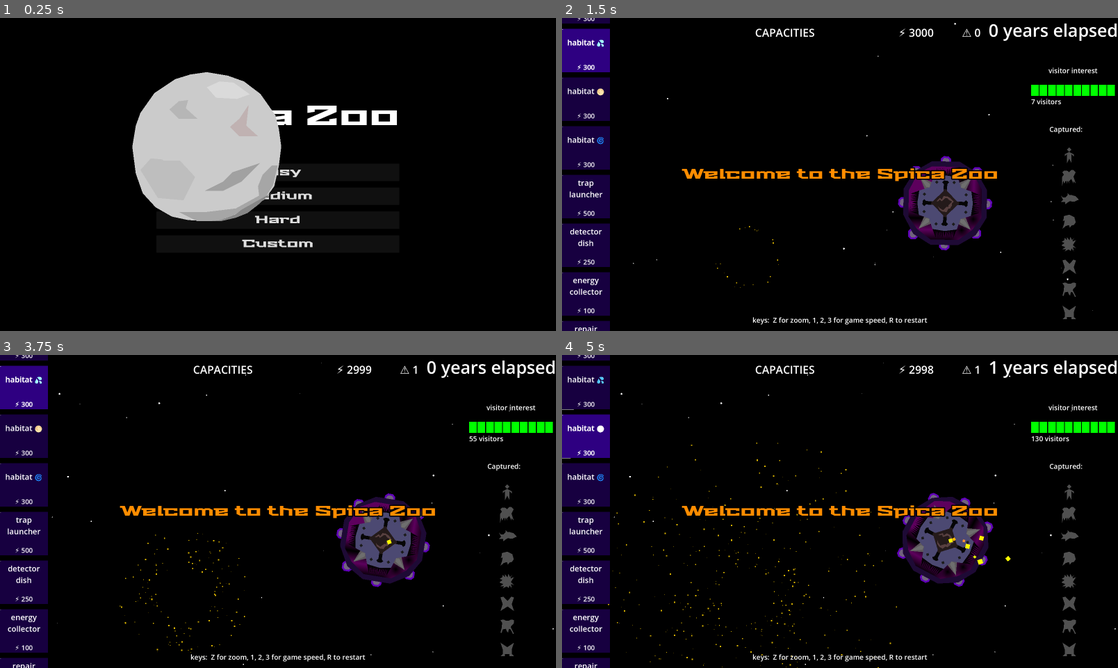
Above: before the commit, frames 1-4 (two rows, left to right).
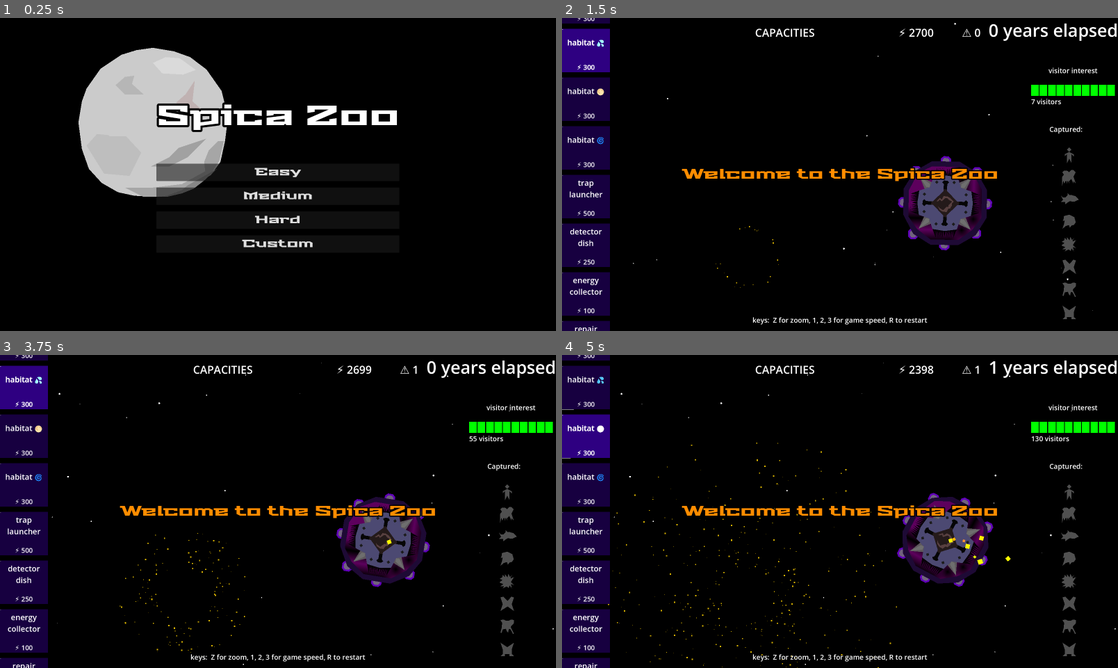
Above: after the commit, the same moments.

Repository: opensourceame/tins-2026
Game: Godot game, scene res://screens/start.tscn
Same seed, same stepped clock (60 frames per second), same inputs: the game is played once before the commit and once after it.
Inputs (mouse positions are in pixels of both pictures, inside the frame that each line leads up to):
- Up to frame 1 (0.25 s): no input
- Up to frame 2 (1.5 s): click "Easy" at 0.5 s; tap Enter at 1.25 s; move the mouse to (584, 52) at 1.27 s; hold D from 1.28 s (still down); tap R at 1.35 s; click (584, 52) at 1.42 s
- Up to frame 3 (3.75 s): release D at 2.03 s; hold S 2.03-2.75 s; tap G at 2.1 s; click (22, 389) at 2.17 s; click "Try Again" at 2.75 s; move the mouse to (22, 389) at 3.52 s; hold D from 3.53 s (still down); tap 1 at 3.6 s; click (22, 389) at 3.67 s
- Up to frame 4 (5 s): move the mouse to (584, 439) at 4.27 s; release D at 4.28 s; hold W from 4.28 s (still down); tap 2 at 4.35 s; click (584, 439) at 4.42 s

The runs differ from the first frame. In frame 1, 12% of the frame differs, in the area x 14-51%, y 9-65%; in frame 2, less than 0.1%; in frame 3, less than 0.1%; in frame 4, less than 0.1%.

Commit message:
bugfixes

Diff:
--- a/hud/place_item.gd
+++ b/hud/place_item.gd
@@ -58,7 +58,7 @@
                     game.hud.queue_message("you need a trap launcher")
                     return
                 var launcher = game.spica.trap_launcher
-                if not game.spica.trap_launcher.is_ready():
+                if not game.spica.trap_launcher.is_ready_to_build():
                     return
                 return construct_moon_trap()
 
@@ -69,7 +69,9 @@
               return a
 
 func construct_moon_trap():
-    game.spica.trap_launcher.build()
+    if not game.spica.trap_launcher.build():
+        return
+
     SignalBus.energy_consumed.emit("moon_trap")
     trigger_progress_bar(5, func():
         pass
@@ -81,6 +83,8 @@
         if c and c is Habitat and c.environment == environment:
             habitat = c
             break
+
+    SignalBus.energy_consumed.emit(type)
 
     trigger_progress_bar(10, func():
         if habitat:
@@ -96,11 +100,6 @@
                 return no_space()
 
             var new_habitat = Spawner.habitat()
-            #var i = 1
-            #for c in spica.components:
-                #if c is Habitat:
-                    #i += 1
-            #new_habitat.name = str(i)
             new_habitat.name = environment[0]
             new_habitat.environment = environment
             spica.add_component(a, new_habitat)
@@ -111,9 +110,8 @@
 
         var item_type = type
         var item_data = data
-
-        SignalBus.energy_consumed.emit(type)
-    )
+    )
+
 
 func add_or_upgrade_detector_dish():
     if not spica.detector_dish:
--- a/screens/start.tscn
+++ b/screens/start.tscn
@@ -3,6 +3,8 @@
 [ext_resource type="Script" uid="uid://devawh56y04tl" path="res://screens/start.gd" id="1_5qmjr"]
 [ext_resource type="Theme" uid="uid://l3l6nwdr2id0" path="res://themes/retro_theme.tres" id="2_8sjn0"]
 [ext_resource type="PackedScene" uid="uid://soq7wuw3tuth" path="res://moon_trap.tscn" id="3_y4iue"]
+
+[sub_resource type="Theme" id="Theme_y4iue"]
 
 [node name="Start" type="Control" unique_id=640776605]
 layout_mode = 3
@@ -21,6 +23,10 @@
 grow_horizontal = 2
 grow_vertical = 2
 
+[node name="MoonTrap" parent="CenterContainer" unique_id=1343835292 instance=ExtResource("3_y4iue")]
+position = Vector2(704, 480)
+scale = Vector2(5.36, 5.36)
+
 [node name="VBoxContainer" type="VBoxContainer" parent="CenterContainer" unique_id=294413442]
 layout_mode = 2
 theme = ExtResource("2_8sjn0")
@@ -28,6 +34,9 @@
 
 [node name="Title" type="Label" parent="CenterContainer/VBoxContainer" unique_id=115500475]
 layout_mode = 2
+theme = SubResource("Theme_y4iue")
+theme_override_colors/font_outline_color = Color(0, 0, 0, 1)
+theme_override_constants/outline_size = 38
 theme_override_font_sizes/font_size = 128
 text = "Spica Zoo"
 horizontal_alignment = 1
@@ -63,7 +72,3 @@
 layout_mode = 2
 theme_override_font_sizes/font_size = 48
 text = "Custom"
-
-[node name="MoonTrap" parent="CenterContainer" unique_id=1343835292 instance=ExtResource("3_y4iue")]
-position = Vector2(952, 592)
-scale = Vector2(5.36, 5.36)
--- a/solar_system/planet.gd
+++ b/solar_system/planet.gd
@@ -98,7 +98,7 @@
         game.hud.queue_message("you need a trap launcher")
         return
 
-    if not launcher.is_ready():
+    if not launcher.is_ready_to_launch():
         game.hud.queue_message("trap launcher is busy")
         return
 
--- a/spica/habitat/habitat.gd
+++ b/spica/habitat/habitat.gd
@@ -109,7 +109,7 @@
 
     current_state = State.COLLAPSED
 
-    spica.damage += 4
+    spica.inflict_damage(4)
     spica.animate_damage(get_parent().position)
 
     var rigid_body = RigidBody2D.new()
--- a/spica/trap_launcher.gd
+++ b/spica/trap_launcher.gd
@@ -2,17 +2,11 @@
 extends Node2D
 
 const TRAP_BUILD_TIME     = 5.0
-const TRAP_BUILD_COOLDOWN = 1.0
 
 @onready var launcher: Marker2D = $Launcher
 
 var trap: MoonTrap
 var building: bool = false
-var build_cooldown = 0.0
-
-func _physics_process(delta: float) -> void:
-    if build_cooldown > 0:
-        build_cooldown -= delta
 
 func launch(target_planet):
     if not trap:
@@ -26,7 +20,7 @@
     trap = null
 
 func build():
-    if building or build_cooldown > 0:
+    if building or trap:
         return
 
     building = true
@@ -45,6 +39,8 @@
     SoundBus.play("moon-ready")
     building = false
 
+func is_ready_to_launch():
+    return trap
 
-func is_ready():
-    return building == false
+func is_ready_to_build():
+    return not building and not trap
Not shown, changed: export_presets.cfg
Binary file added: screenshots/1 Jun 13:30.png
Not shown, added: screenshots/1 Jun 13:30.png.import
